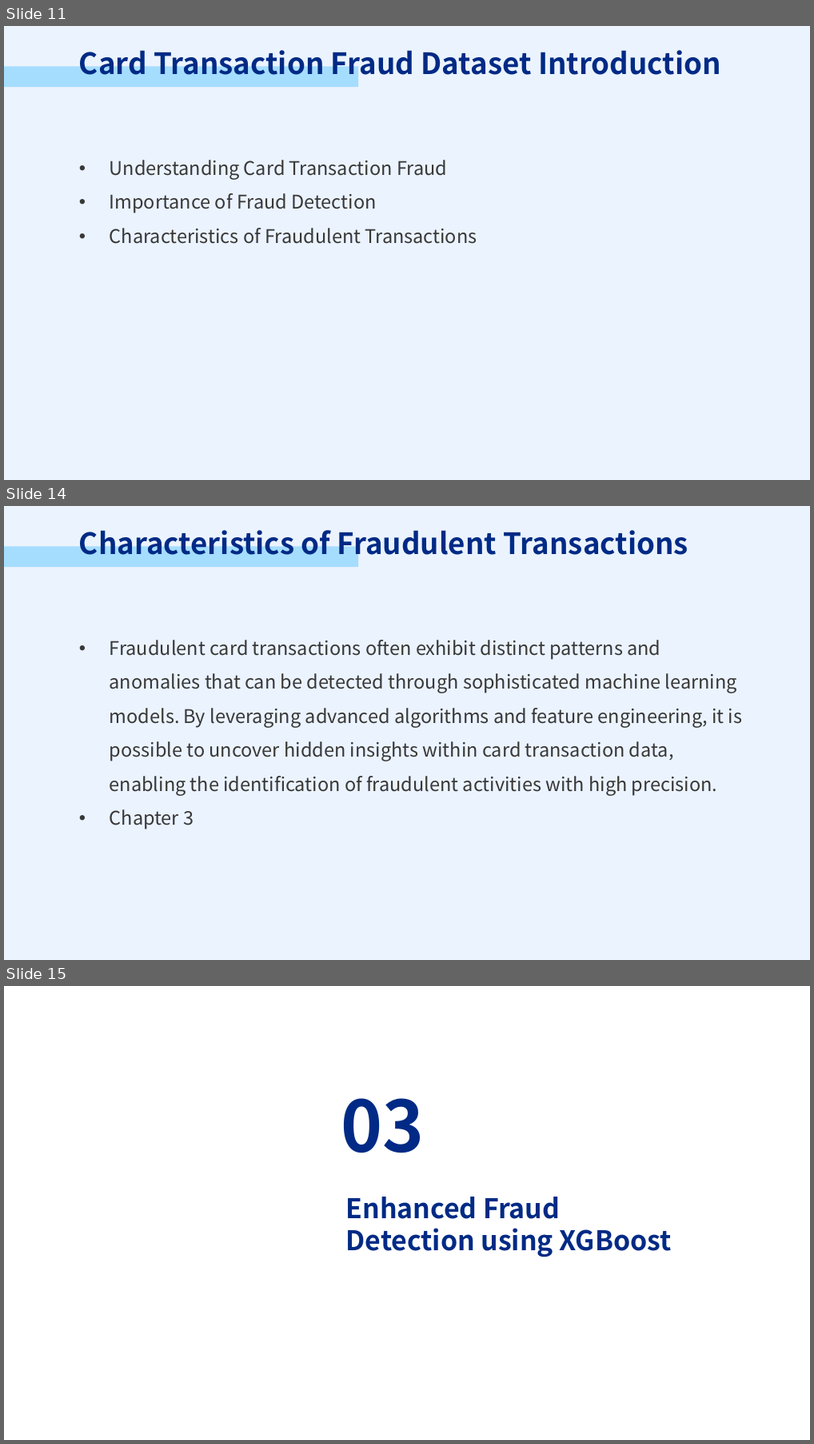
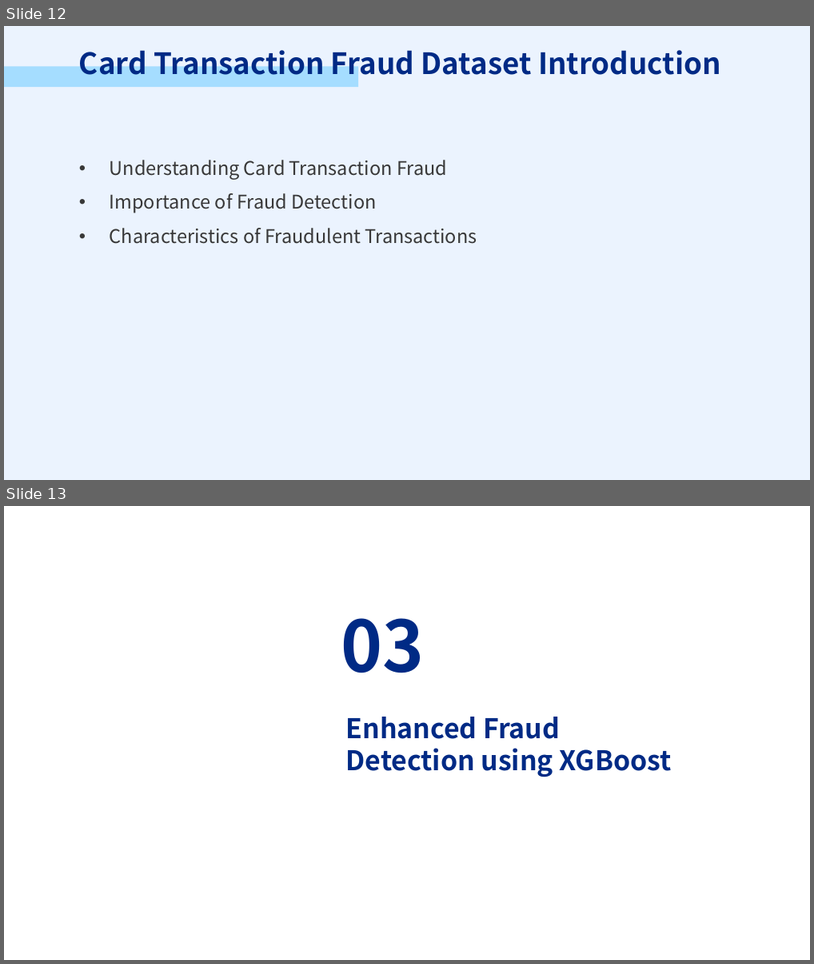
Before and after one commit to PSTAT197-F23/PSTAT197A_FP_Group1, a slide deck: scripts/drafts/PRESENTATION.pptx. Shown one above the other, each under a label of ours: slides 11, 14 and 15 before the commit, slides 12 and 13 after it; the slides between them are not shown. The pictures are 814x1444 and 814x964 pixels, drawn with LibreOffice and Linux fonts; fonts in the diff are those of the drawing; background and template pictures are left out. Boxes give left, top, right and bottom in pixels: in the first picture for what was removed or moved away, otherwise in the second. Text is boxed around its words. In the diff, an @@ line names an element or a change of style, - is before the commit and + after.

```diff
--- a/scripts/drafts/PRESENTATION.pptx
+++ b/scripts/drafts/PRESENTATION.pptx
@@ slide 14 removed at (4, 506, 810, 960), background #EBF3FE @@
@@ text removed at (79, 524, 690, 562) @@
-Characteristics of Fraudulent Transactions
@@ rectangle removed at (4, 546, 359, 568) @@
@@ text removed at (110, 640, 742, 829) @@
-• Fraudulent card transactions often exhibit distinct patterns and anomalies that can be detected through sophisticated machine learning models. By leveraging advanced algorithms and feature engineering, it is possible to uncover hidden insights within card transaction data, enabling the identification of fraudulent activities with high precision.
-• Chapter 3
@@ what was slide 11 is now slide 12 @@
@@ what was slide 15 is now slide 13 @@
```
Also in this commit, not shown: 5 slides changed, 1 slide added, 7 other slides removed.
